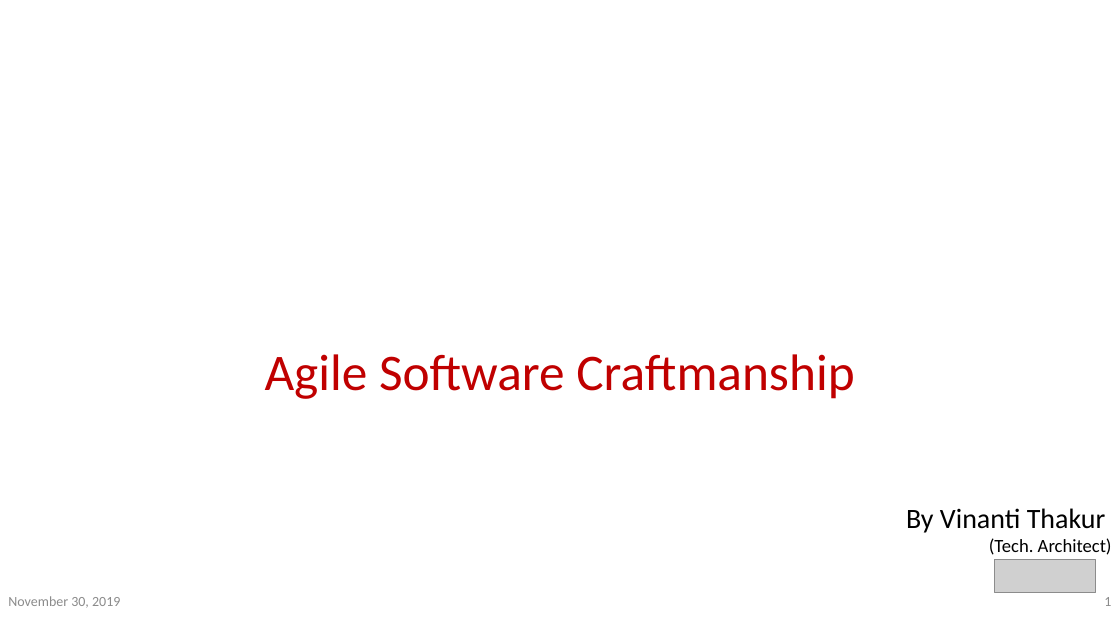
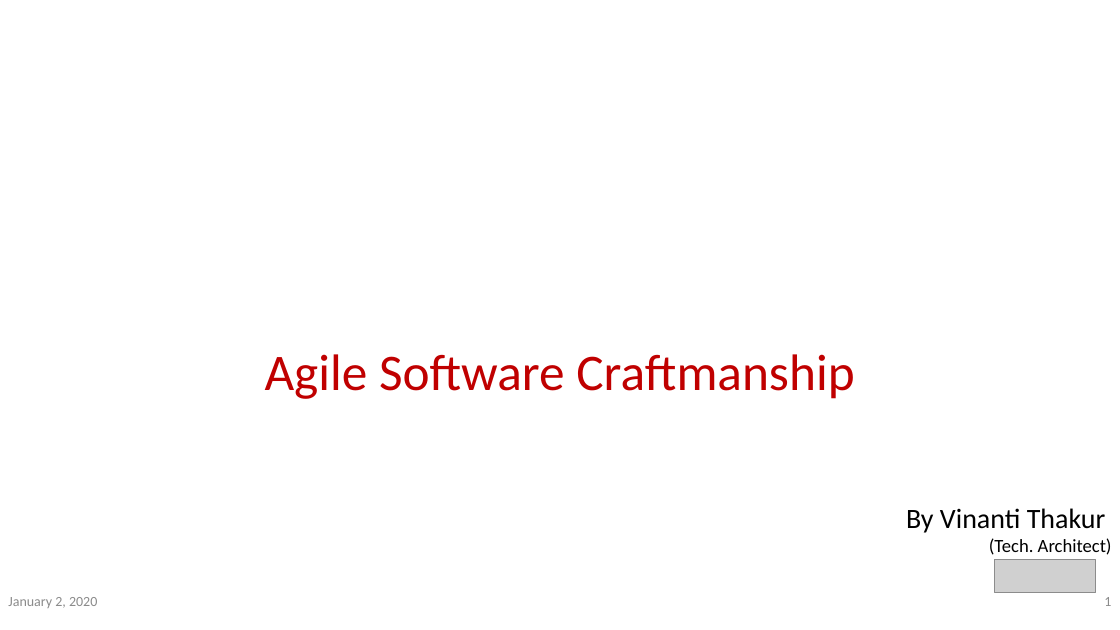
Before and after one commit to vinanti/Skills, a slide deck: slide 1 of PPT/Clean Code/Clean Code.pptx. Drawn at 1120x630 pixels with LibreOffice and Linux fonts; fonts in the diff are those of the drawing; grey boxes stand for pictures; background and template pictures are left out. Boxes give left, top, right and bottom in pixels: in the first picture for what was removed or moved away, otherwise in the second. Text is boxed around its words. In the diff, an @@ line names an element or a change of style, - is before the commit and + after.

```diff
--- a/PPT/Clean Code/Clean Code.pptx
+++ b/PPT/Clean Code/Clean Code.pptx
@@ text at [8, 597, 97, 608]: text changed @@
-November 30, 2019
+January 2, 2020
```
Also in this commit, not shown: 43 other slides changed, 19 slides added, 8 slides removed, 6 other files.
